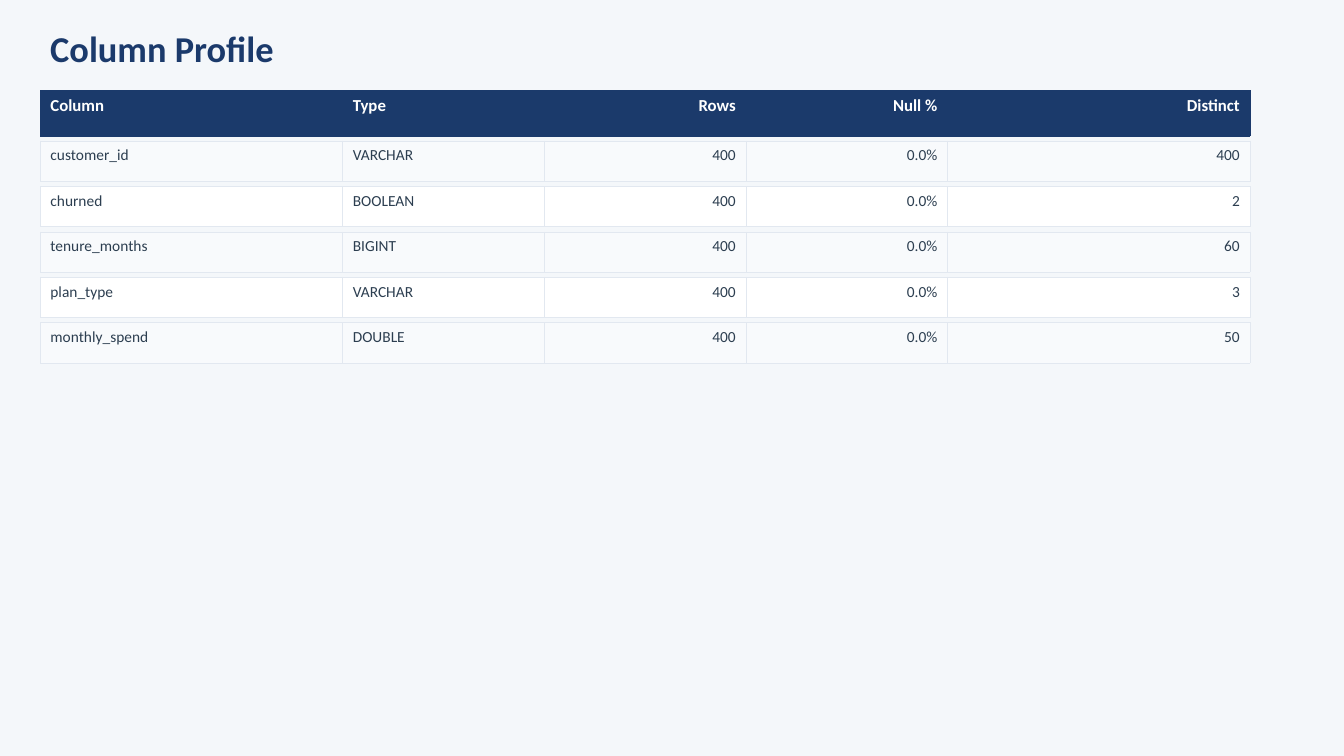
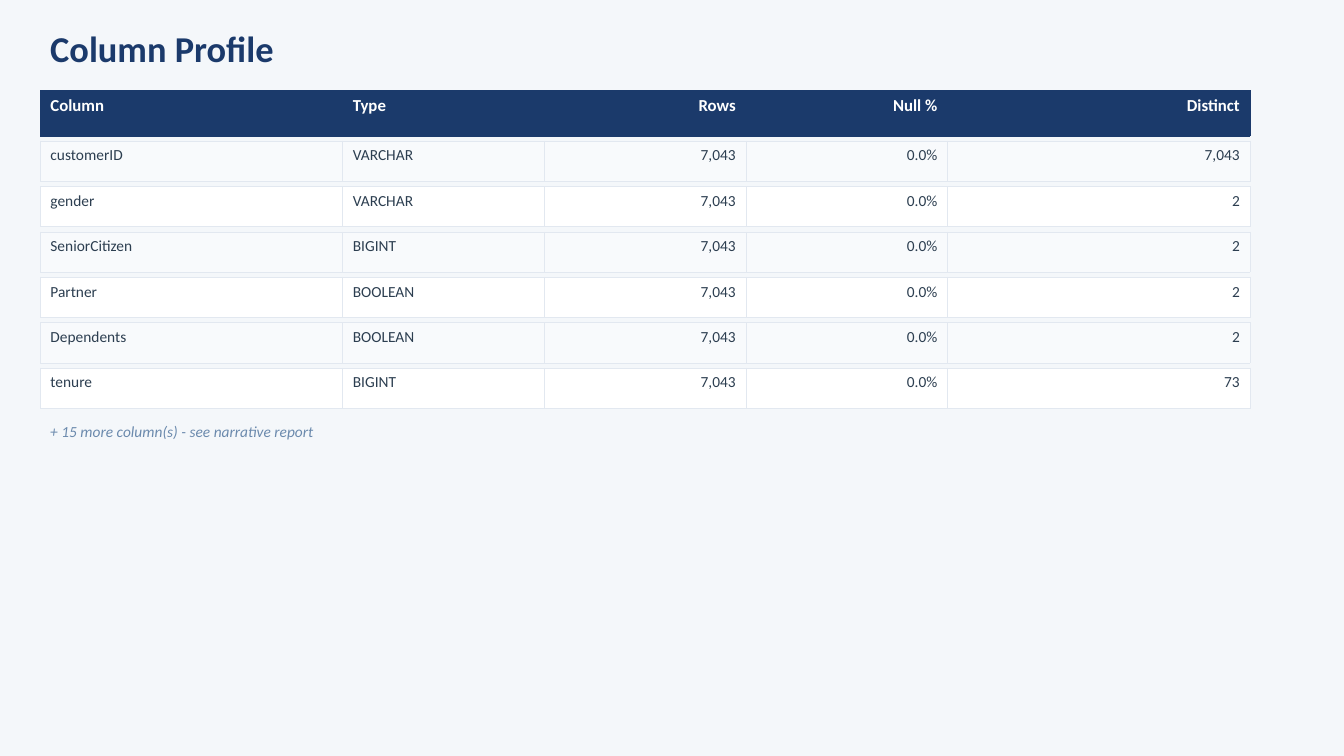
Before and after one commit to MohdSaifHussain/delivery-engine, a slide deck: slide 3 of examples/churn_analysis/output/final/delivery_package.pptx. Drawn at 1344x756 pixels with LibreOffice and Linux fonts; fonts in the diff are those of the drawing. Boxes give left, top, right and bottom in pixels: in the first picture for what was removed or moved away, otherwise in the second. Text is boxed around its words. In the diff, an @@ line names an element or a change of style, - is before the commit and + after.

```diff
--- a/examples/churn_analysis/output/final/delivery_package.pptx
+++ b/examples/churn_analysis/output/final/delivery_package.pptx
@@ table at (40,141,1250,181) @@
-row 1: customer_id | VARCHAR | 400 | 0.0% | 400
+row 1: customerID | VARCHAR | 7,043 | 0.0% | 7,043
@@ table at (40,187,1250,227) @@
-row 1: churned | BOOLEAN | 400 | 0.0% | 2
+row 1: gender | VARCHAR | 7,043 | 0.0% | 2
@@ table at (40,232,1250,272) @@
-row 1: tenure_months | BIGINT | 400 | 0.0% | 60
+row 1: SeniorCitizen | BIGINT | 7,043 | 0.0% | 2
@@ table at (40,277,1250,318) @@
-row 1: plan_type | VARCHAR | 400 | 0.0% | 3
+row 1: Partner | BOOLEAN | 7,043 | 0.0% | 2
@@ table at (40,323,1250,363) @@
-row 1: monthly_spend | DOUBLE | 400 | 0.0% | 50
+row 1: Dependents | BOOLEAN | 7,043 | 0.0% | 2
@@ table added at (40,368,1250,408), 1 rows, 5 columns @@
+tenure | BIGINT | 7,043 | 0.0% | 73
@@ text added at (61,426,313,440), 11 pt, text #6B8AAD, italic @@
++ 15 more column(s) - see narrative report
```
Also in this commit, not shown: 4 other slides changed, 25 other files.
